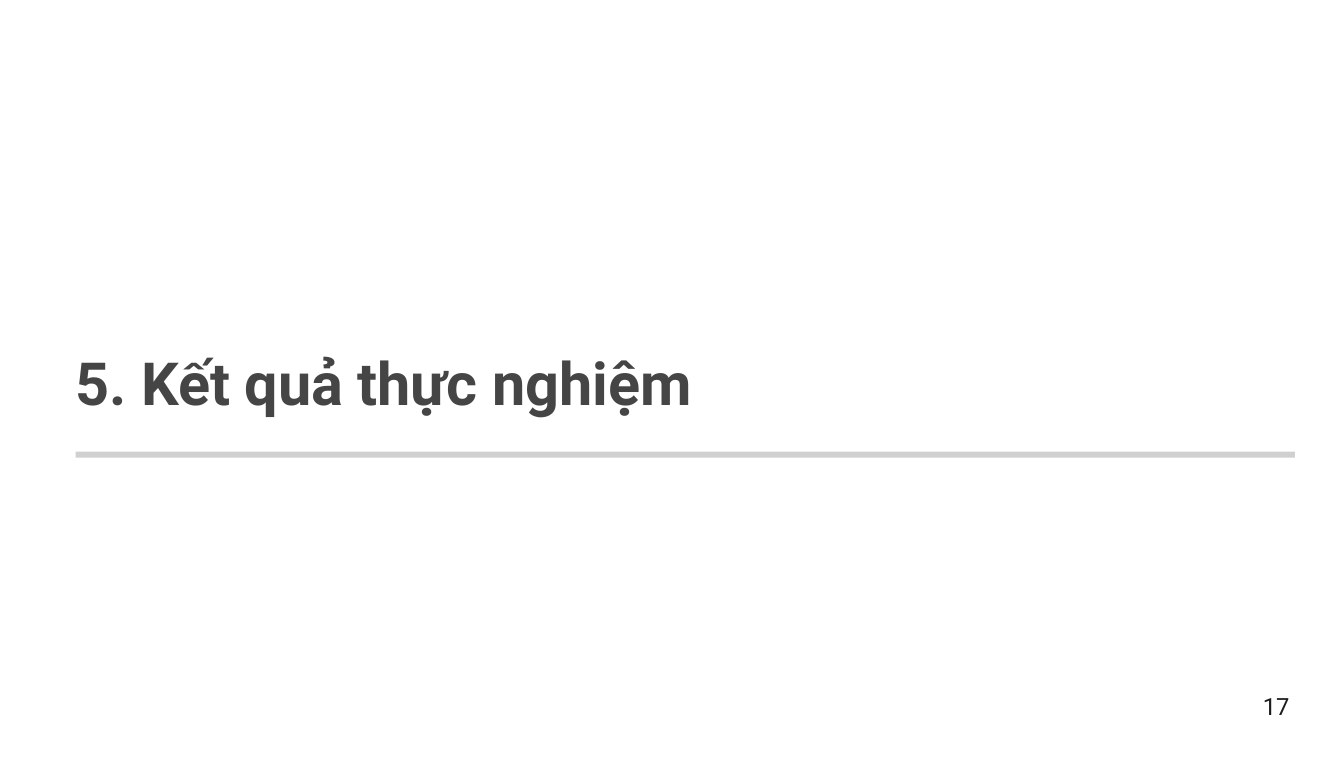
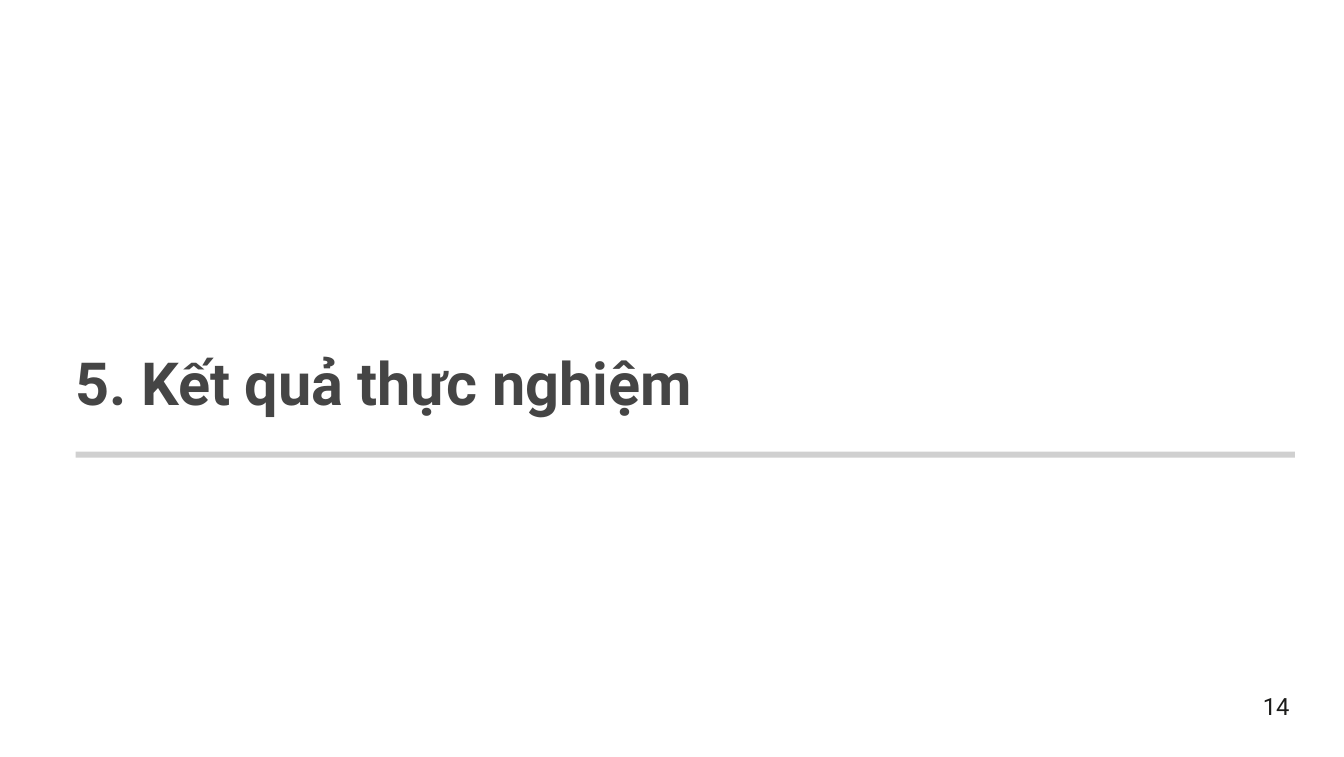
Before and after one commit to levanmanhbka/ptit_nlp, a slide deck: slide 15 of docs/Nhom12_SlideBaoCaoCuoiKy.pptx (slide 18 before the commit). Drawn at 1344x757 pixels with LibreOffice and Linux fonts; fonts in the diff are those of the drawing; grey boxes stand for pictures; background and template pictures are left out. Boxes give left, top, right and bottom in pixels: in the first picture for what was removed or moved away, otherwise in the second. Text is boxed around its words. In the diff, an @@ line names an element or a change of style, - is before the commit and + after.

```diff
--- a/docs/Nhom12_SlideBaoCaoCuoiKy.pptx
+++ b/docs/Nhom12_SlideBaoCaoCuoiKy.pptx
@@ text at bbox=[1263, 698, 1290, 715]: text changed @@
-17
+14
```
Also in this commit, not shown: 12 other slides changed, 9 slides added, 1 slide removed.
